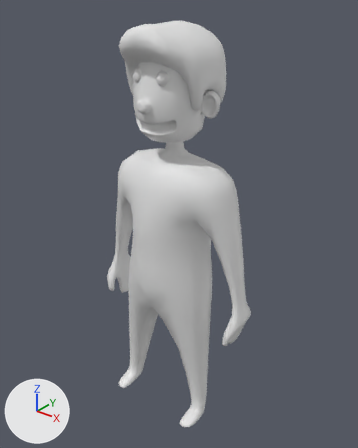
The Blender file Models/Hiker/Hiker.blend: old version first, new version second.
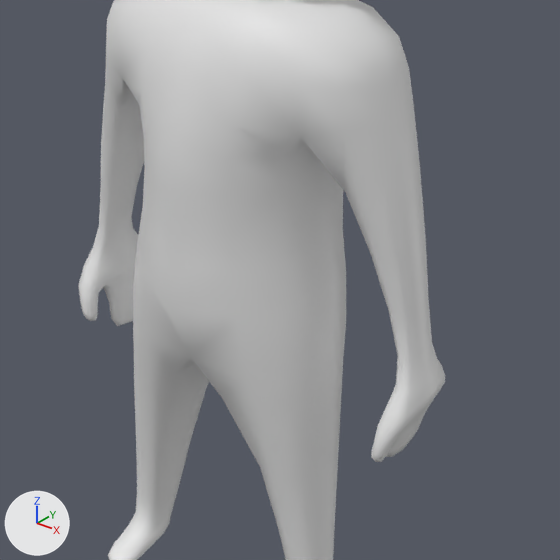
Each version appears first whole from a camera (50 mm lens) standing at (5.57, -6.57, 8.42) and looking at (0.03, 0.36, 4.12), and next in a close-up on the part from 21% to 83% of the width and 37% to 86% of the height. Every picture has the same lights, and +X, +Y and +Z are marked at lower left.

The first close-up shows 'BasicHumanWorking'.
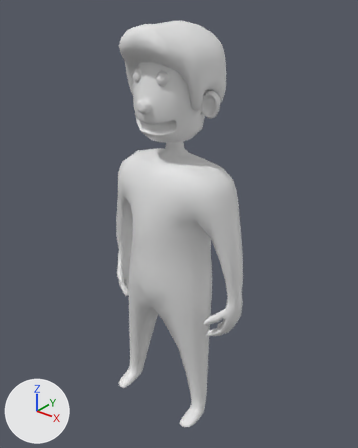
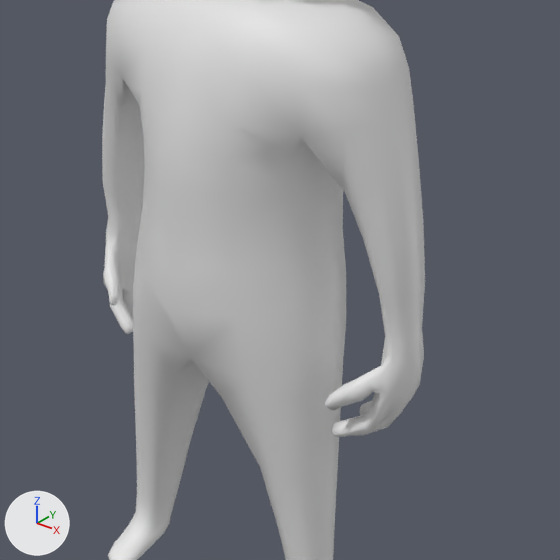
Commit message: Added fingers

The change in detail:
me_cube_001 is used by ob_basichumanworking; location (0.0, 0.0, 0.0).
me_cube_001 had 331 vertices, 312 faces and spanned x 0.0..1.73, y -0.69..0.8, z -0.01..6.11.
me_cube_001 now has 466 vertices, 447 faces and spans x 0.0..1.6, y -0.69..0.8, z -0.01..6.11.
me_cube_001 part 1: 22 vertices moved from x 1.06..1.6, y -0.07..0.59, z 3.32..4.36 to x 1.04..1.55, y -0.07..0.59, z 3.44..4.37; 105 vertices removed from x 1.39..1.73, y -0.18..0.64, z 1.97..2.99; 240 vertices added at x 0.98..1.6, y -0.25..0.69, z 2.01..3.09.

Boxes [x1, y1, x2, y2] around the edits, measured in the close-ups (560 x 560 px):
'BasicHumanWorking', reshaped
    before: [78, 0, 445, 560]
    after: [102, 0, 425, 560]
part 1 of me_cube_001, built on
    before: [78, 57, 445, 462]
    after: [102, 57, 425, 437]
